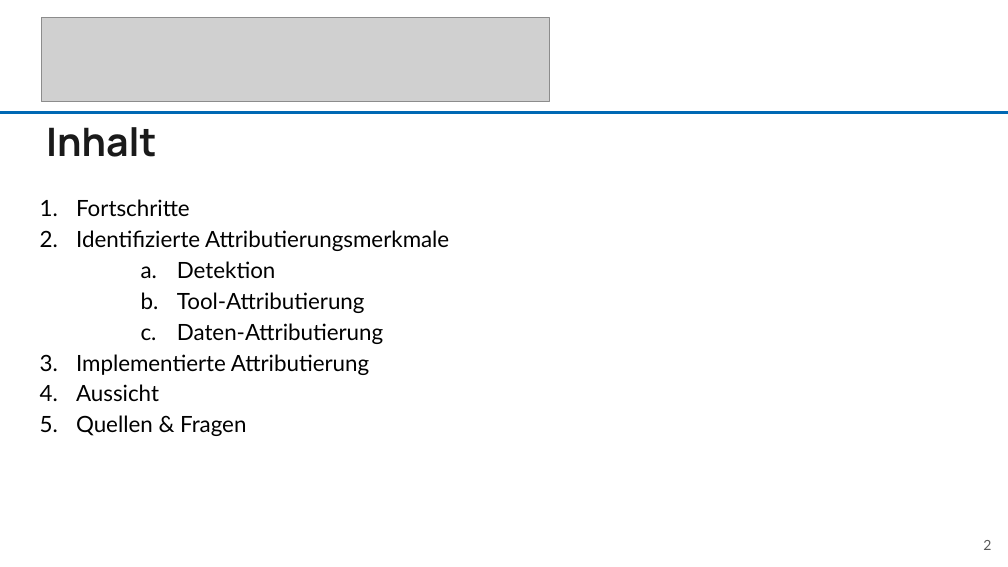
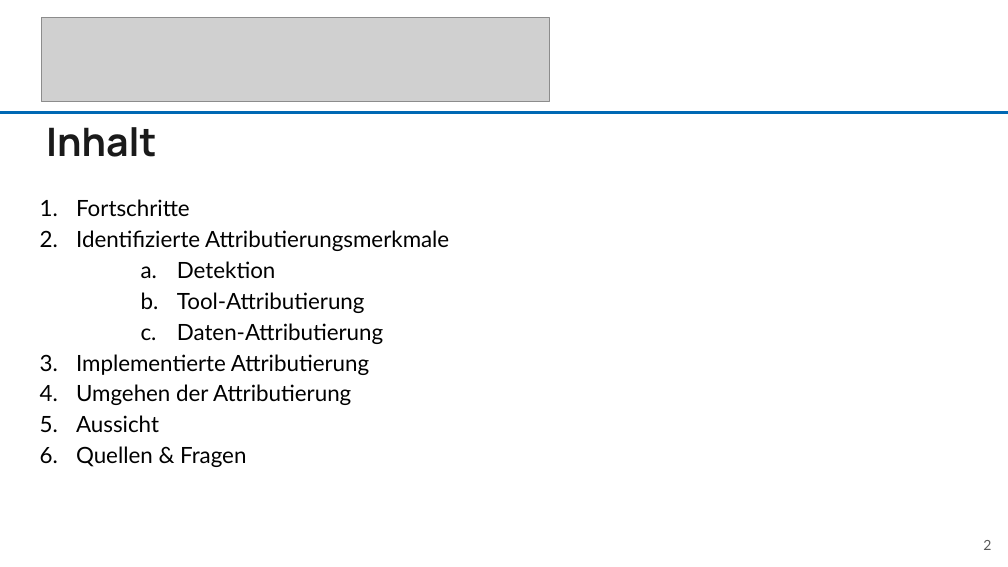
Before and after one commit to bh-8/amsl-it-security-projects, a slide deck: slide 2 of SMKITS5/docs/presentations/SMKITS-Presentation DR3.pptx. Drawn at 1008x567 pixels with LibreOffice and Linux fonts; fonts in the diff are those of the drawing; grey boxes stand for pictures. Boxes give left, top, right and bottom in pixels: in the first picture for what was removed or moved away, otherwise in the second. Text is boxed around its words. In the diff, an @@ line names an element or a change of style, - is before the commit and + after.

```diff
--- a/SMKITS5/docs/presentations/SMKITS-Presentation DR3.pptx
+++ b/SMKITS5/docs/presentations/SMKITS-Presentation DR3.pptx
@@ text at box(76, 384, 351, 405): paragraph added @@
+4. Umgehen der Attributierung
```
Also in this commit, not shown: 1 other slide changed, 1 slide added, 1 other file.
